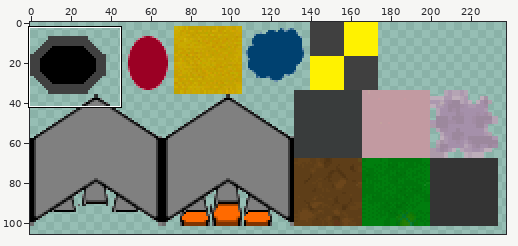
Sprite sheet: client/assets/sprites.png. Above, an overview of the earlier version with the close-up marked.
Close-up. Before the commit:
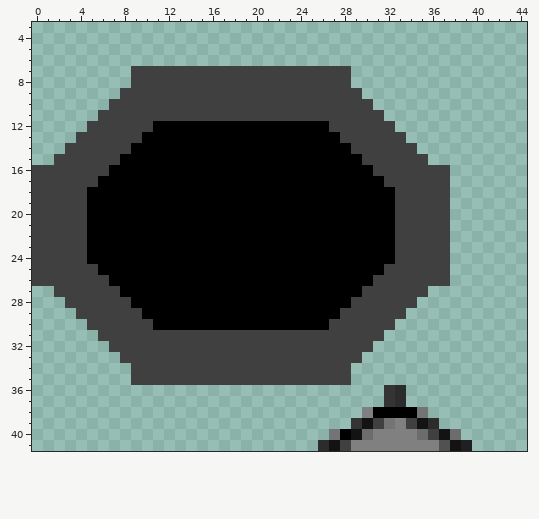
The file is 256x128 pixels. Colours within 5 levels of each other are drawn and written as one. Shown: x 0..44, y 3..41. The wide view leaves out empty margins.
Once edited:
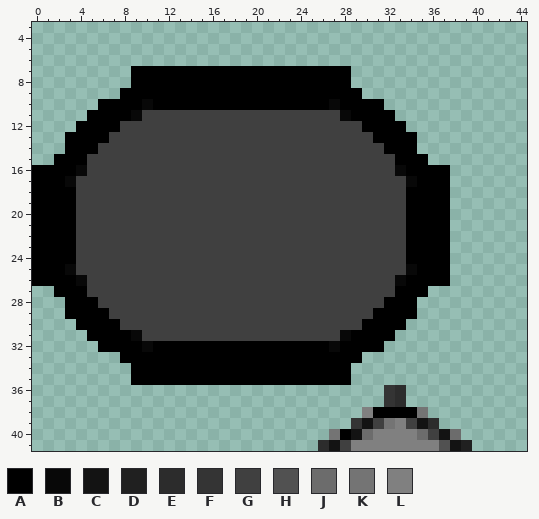
Palette (. is transparent): A #000000  B #080808  C #131313  D #202020  E #2c2c2c  F #343434  G #404040  H #515151  J #6c6c6c  K #747474  L #808080
Edits made:
y 7..8: x 9..28 GGGGGGGGGGGGGGGGGGGG -> AAAAAAAAAAAAAAAAAAAA
y 9: x 8..29 GGGGGGGGGGGGGGGGGGGGGG -> AAAAAAAAAAAAAAAAAAAAAA
y 10: x 6..31 .GGGGGGGGGGGGGGGGGGGGGGGG. -> AAAABAAAAAAAAAAAAAAAABAAAA
y 11: x 5..9 .GGGG -> AAAAB; x 28..32 GGGG. -> BAAAA
y 12: x 4..7 .GGG -> AAAA; x 11..26 AAAAAAAAAAAAAAAA -> GGGGGGGGGGGGGGGG; x 30..33 GGG. -> AAAA
y 13: x 3..6 .GGG -> AAAA; x 10..27 AAAAAAAAAAAAAAAAAA -> GGGGGGGGGGGGGGGGGG; x 31..34 GGG. -> AAAA
y 14: x 3..5 GGG -> AAA; x 9..28 AAAAAAAAAAAAAAAAAAAA -> GGGGGGGGGGGGGGGGGGGG; x 32..34 GGG -> AAA
y 15: x 2..4 GGG -> AAA; x 8..29 AAAAAAAAAAAAAAAAAAAAAA -> GGGGGGGGGGGGGGGGGGGGGG; x 33..35 GGG -> AAA
y 16: x 0..4 GGGGG -> AAAAB; x 7..30 AAAAAAAAAAAAAAAAAAAAAAAA -> GGGGGGGGGGGGGGGGGGGGGGGG; x 33..37 GGGGG -> BAAAA
y 17: x 0..3 GGGG -> AAAB; x 6..31 AAAAAAAAAAAAAAAAAAAAAAAAAA -> GGGGGGGGGGGGGGGGGGGGGGGGGG; x 34..37 GGGG -> BAAA
y 18..24: x 0..3 GGGG -> AAAA; x 5..32 AAAAAAAAAAAAAAAAAAAAAAAAAAAA -> GGGGGGGGGGGGGGGGGGGGGGGGGGGG; x 34..37 GGGG -> AAAA
y 25: x 0..3 GGGG -> AAAB; x 6..31 AAAAAAAAAAAAAAAAAAAAAAAAAA -> GGGGGGGGGGGGGGGGGGGGGGGGGG; x 34..37 GGGG -> BAAA
y 26: x 0..4 GGGGG -> AAAAB; x 7..30 AAAAAAAAAAAAAAAAAAAAAAAA -> GGGGGGGGGGGGGGGGGGGGGGGG; x 33..37 GGGGG -> BAAAA
y 27: x 2..4 GGG -> AAA; x 8..29 AAAAAAAAAAAAAAAAAAAAAA -> GGGGGGGGGGGGGGGGGGGGGG; x 33..35 GGG -> AAA
y 28: x 3..5 GGG -> AAA; x 9..28 AAAAAAAAAAAAAAAAAAAA -> GGGGGGGGGGGGGGGGGGGG; x 32..34 GGG -> AAA
y 29: x 3..6 .GGG -> AAAA; x 10..27 AAAAAAAAAAAAAAAAAA -> GGGGGGGGGGGGGGGGGG; x 31..34 GGG. -> AAAA
y 30: x 4..7 .GGG -> AAAA; x 11..26 AAAAAAAAAAAAAAAA -> GGGGGGGGGGGGGGGG; x 30..33 GGG. -> AAAA
y 31: x 5..9 .GGGG -> AAAAB; x 28..32 GGGG. -> BAAAA
y 32: x 6..31 .GGGGGGGGGGGGGGGGGGGGGGGG. -> AAAABAAAAAAAAAAAAAAAABAAAA
y 33: x 8..29 GGGGGGGGGGGGGGGGGGGGGG -> AAAAAAAAAAAAAAAAAAAAAA
y 34..35: x 9..28 GGGGGGGGGGGGGGGGGGGG -> AAAAAAAAAAAAAAAAAAAA
